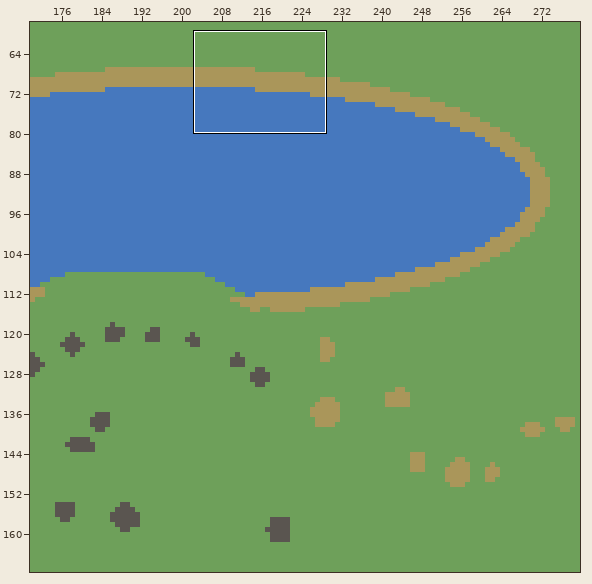
Tiled map (JSON): packages/content/maps-src/long-sweep.tmj. Above: a wide view before the commit, with the close-up outlined.
Close-up. As it was:
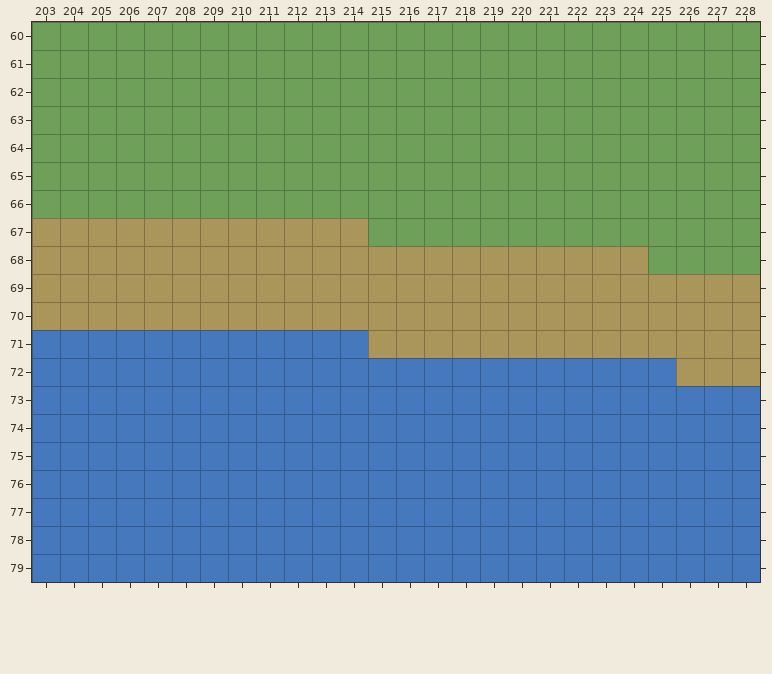
Cells are 32x32 px. Shown: x 203..228, y 60..79. The commit also changed other parts of the map, which this record leaves out.
After the commit:
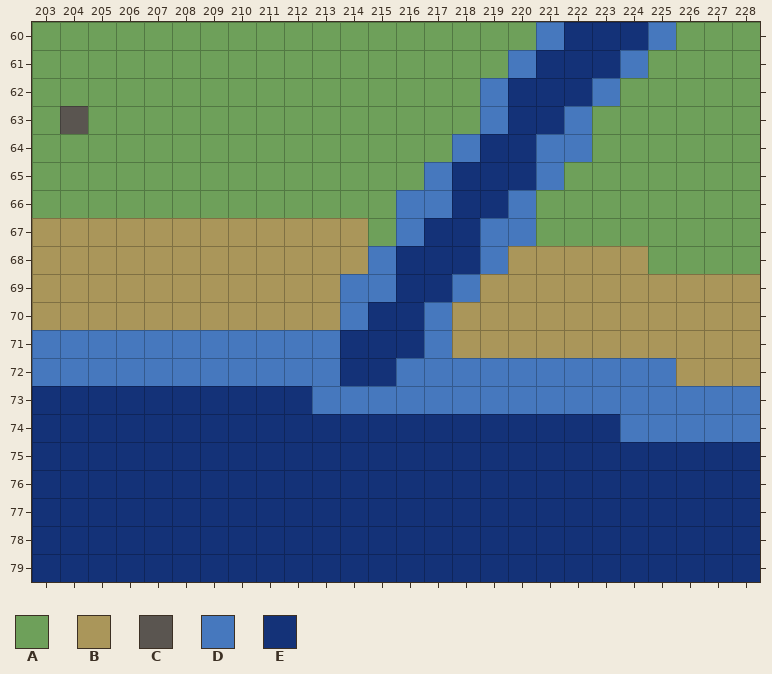
Key: from "zones": A 0, B 1, C 2, D 3, E 4.
_ is an empty cell.
Edits made:
Layer "terrain":
The author changed tile A to tile C in row 63 at x 204.
The author changed tile A to tile D in row 60 at x 221 and 225; in row 61 at x 220 and 224; in row 62 at x 219 and 223; in row 63 at x 219 and 222; in row 64 at x 218 and 221 to 222; in row 65 at x 217 and 221.
The author changed tile A to tile D in row 66 at x 216 to 217 and 220; in row 67 at x 216 and 219 to 220.
The author changed tile B to tile D in row 68 at x 215 and 219; in row 69 at x 214 to 215 and 218; in row 70 at x 214 and 217; in row 71 at x 217.
The author changed tile A to tile E in row 60 at x 222 to 224; in row 61 at x 221 to 223; in row 62 at x 220 to 222; in row 63 at x 220 to 221; in row 64 at x 219 to 220; in row 65 at x 218 to 220.
The author changed tile A to tile E in row 66 at x 218 to 219; in row 67 at x 217 to 218.
The author changed tile B to tile E in row 68 at x 216 to 218; in row 69 at x 216 to 217; in rows 70 to 71 at x 215 to 216.
The author changed tile D to tile E in row 71 at x 214; in row 72 at x 214 to 215; in row 73 at x 203 to 212; in row 74 at x 203 to 223; in rows 75 to 79 at x 203 to 228.
Pixel boxes of the changes (left, top, right, bottom) in both close-ups:
changed: (340, 22, 676, 386)
changed: (60, 106, 88, 134)
changed: (32, 386, 760, 582)
